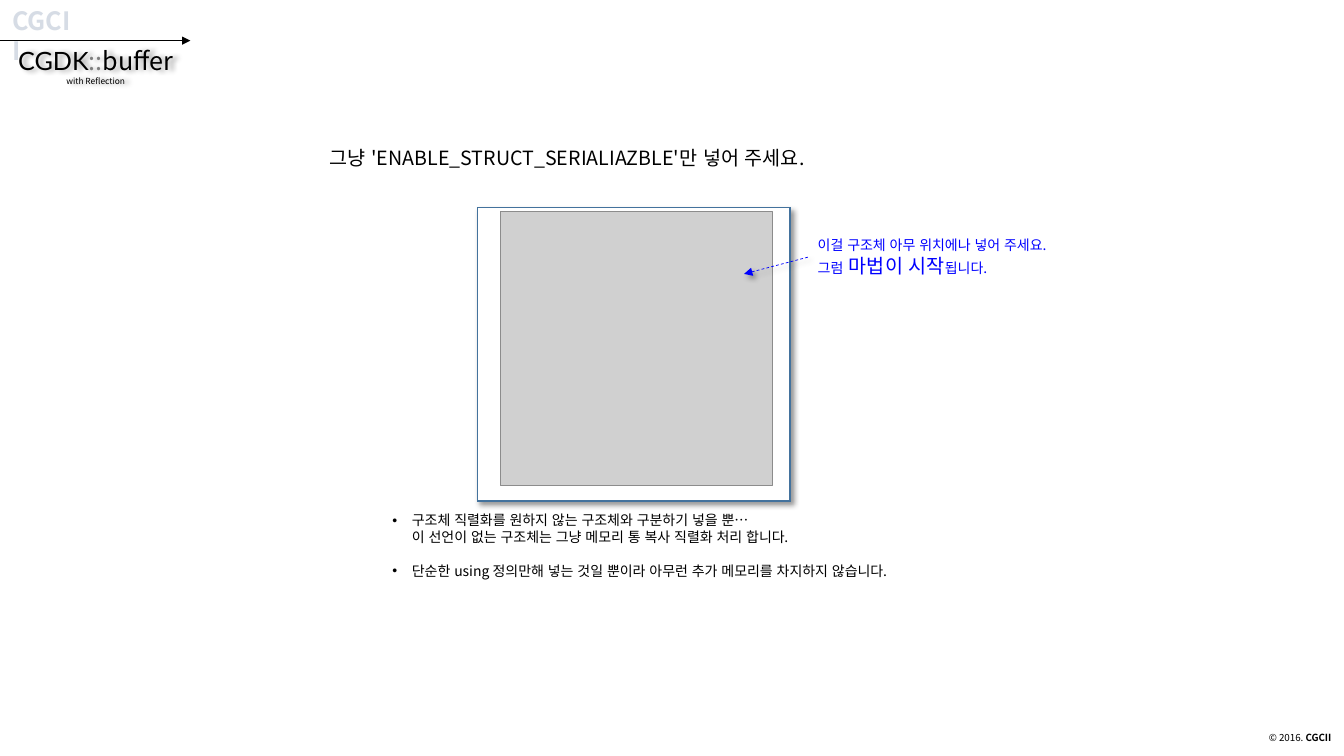
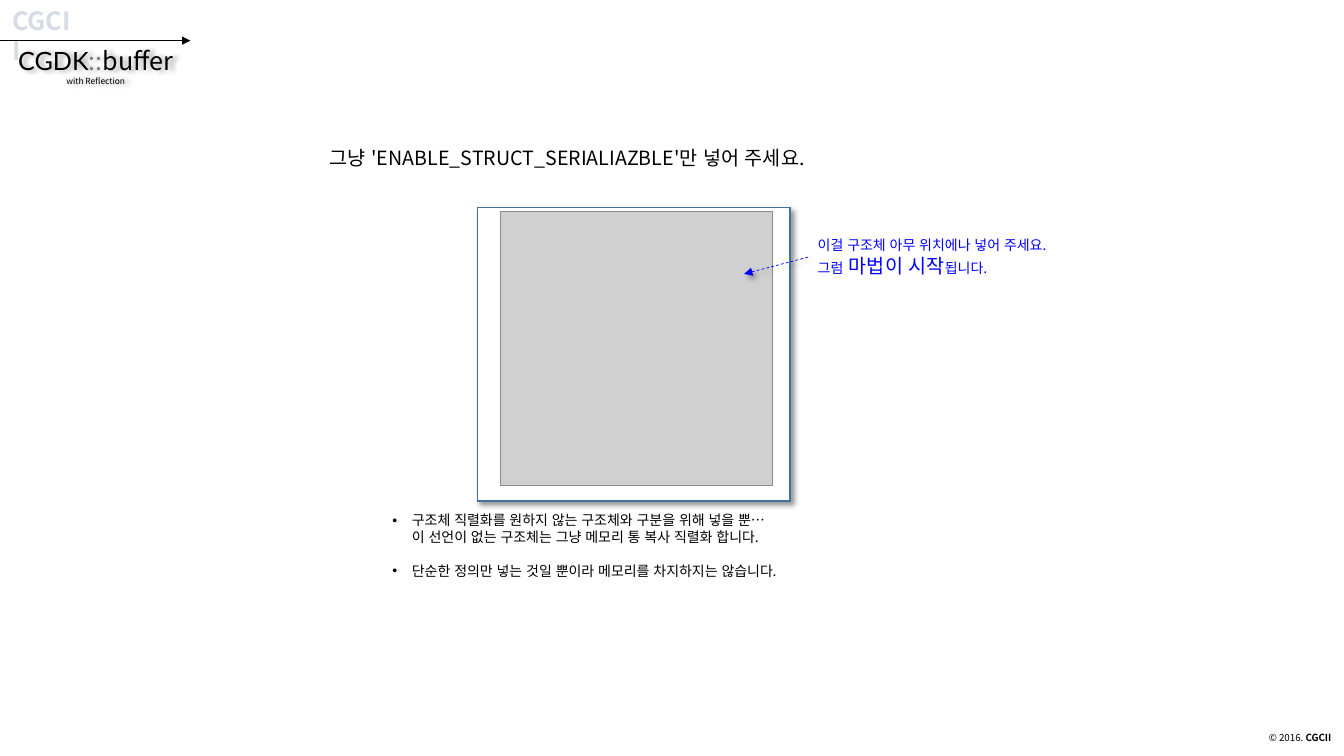
Before and after one commit to CGLabs/CGDK.buffer, a slide deck: slide 33 of C++/document/intruduce_CGDK.buffer.pptx. Drawn at 1344x756 pixels with LibreOffice and Linux fonts; fonts in the diff are those of the drawing; grey boxes stand for pictures. Boxes give left, top, right and bottom in pixels: in the first picture for what was removed or moved away, otherwise in the second. Text is boxed around its words. In the diff, an @@ line names an element or a change of style, - is before the commit and + after.

```diff
--- a/C++/document/intruduce_CGDK.buffer.pptx
+++ b/C++/document/intruduce_CGDK.buffer.pptx
@@ text at [412, 513, 777, 577]: text changed @@
-• 구조체 직렬화를 원하지 않는 구조체와 구분하기 넣을 뿐…
-  이 선언이 없는 구조체는 그냥 메모리 통 복사 직렬화 처리 합니다.
-• 단순한 using 정의만해 넣는 것일 뿐이라 아무런 추가 메모리를 차지하지 않습니다.
+• 구조체 직렬화를 원하지 않는 구조체와 구분을 위해 넣을 뿐…
+  이 선언이 없는 구조체는 그냥 메모리 통 복사 직렬화 합니다.
+• 단순한 정의만 넣는 것일 뿐이라 메모리를 차지하지는 않습니다.
```
Also in this commit, not shown: 21 other slides changed.
